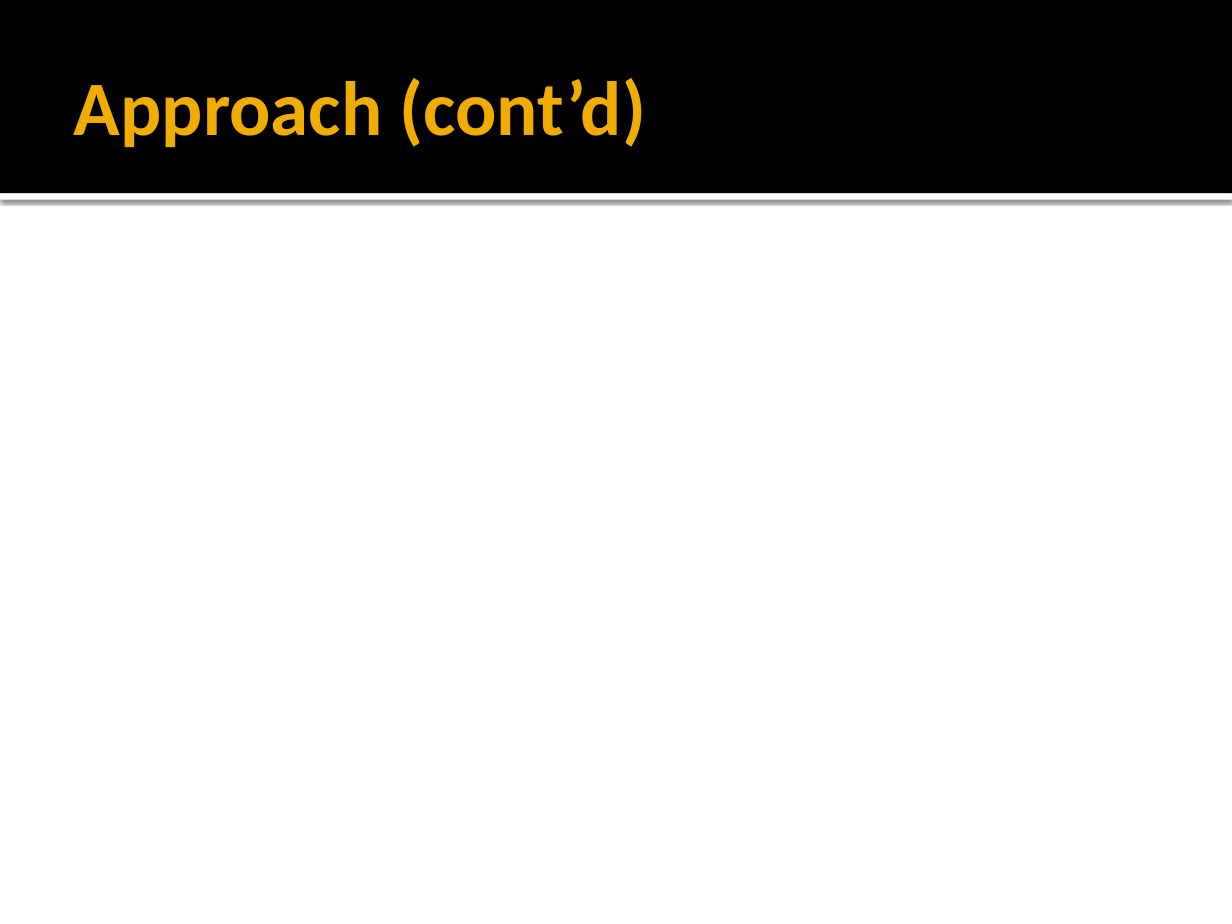
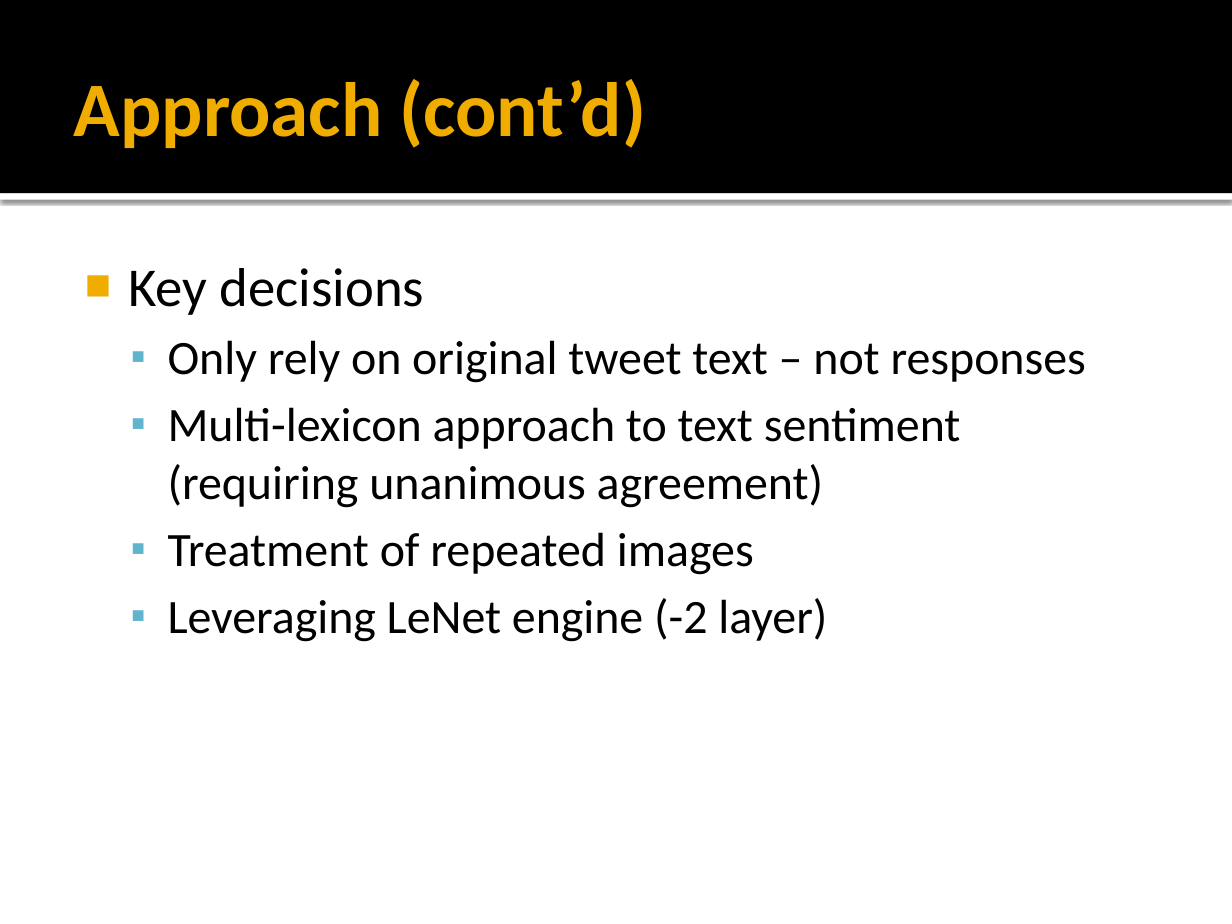
Before and after one commit to asterix135/CKME136, a slide deck: slide 6 of Submissions/C_Graham_Capstone.pptx. Drawn at 1232x924 pixels with LibreOffice and Linux fonts; fonts in the diff are those of the drawing. Boxes give left, top, right and bottom in pixels: in the first picture for what was removed or moved away, otherwise in the second. Text is boxed around its words. In the diff, an @@ line names an element or a change of style, - is before the commit and + after.

```diff
--- a/Submissions/C_Graham_Capstone.pptx
+++ b/Submissions/C_Graham_Capstone.pptx
@@ text added at box(128, 268, 1086, 642), 28 pt, text #000000 @@
+■ Key decisions
+  ▪ Only rely on original tweet text – not responses
+  ▪ Multi-lexicon approach to text sentiment (requiring unanimous agreement)
+  ▪ Treatment of repeated images
+  ▪ Leveraging LeNet engine (-2 layer)
```
Also in this commit, not shown: 4 other slides changed, 2 slides added, 2 slides removed, 1 other file.
